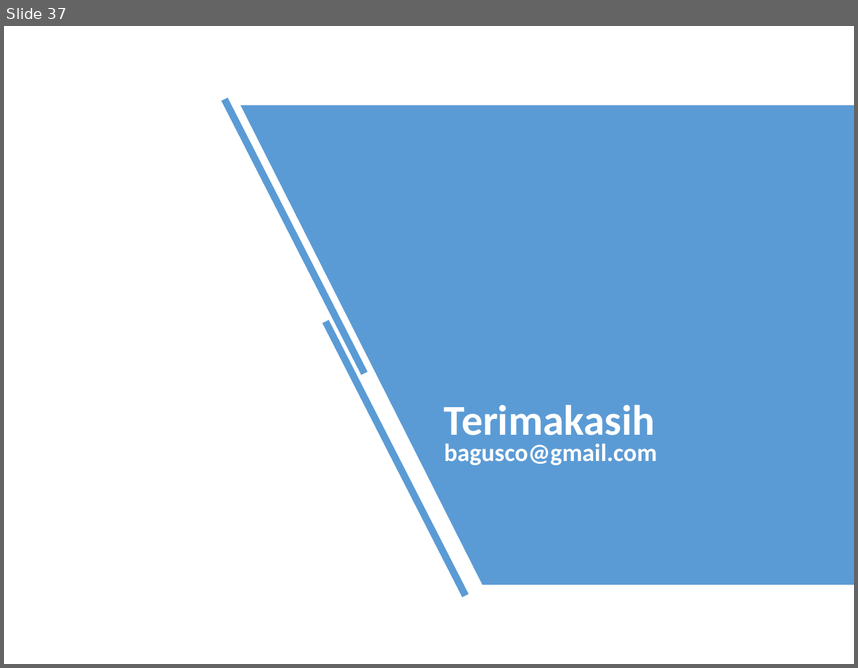
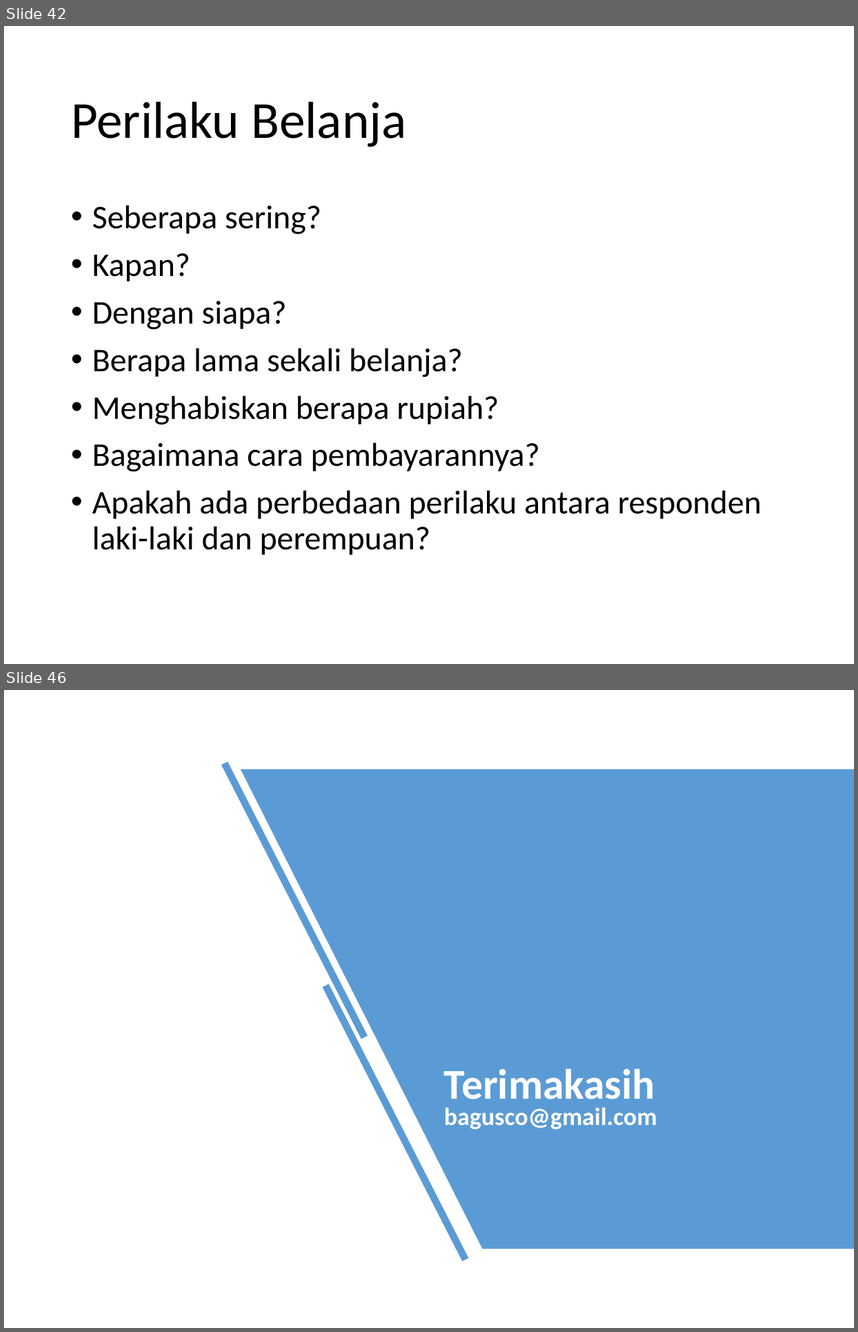
Before and after one commit to bagusco/UAI, a slide deck: Bahan Diskusi di UAI.pptx. Shown one above the other, each under a label of ours: slide 37 before the commit, slides 42 and 46 after it; the slides between them are not shown. The pictures are 858x668 and 858x1332 pixels, drawn with LibreOffice and Linux fonts; fonts in the diff are those of the drawing. Boxes give left, top, right and bottom in pixels: in the first picture for what was removed or moved away, otherwise in the second. Text is boxed around its words. In the diff, an @@ line names an element or a change of style, - is before the commit and + after.

```diff
--- a/Bahan Diskusi di UAI.pptx
+++ b/Bahan Diskusi di UAI.pptx
@@ slide 42 added at [4,26,854,664], background #FFFFFF @@
@@ title added at [71,101,406,147], 44 pt, text #000000 @@
+Perilaku Belanja
@@ text added at [92,205,762,555], 28 pt, text #000000 @@
+• Seberapa sering?
+• Kapan?
+• Dengan siapa?
+• Berapa lama sekali belanja?
+• Menghabiskan berapa rupiah?
+• Bagaimana cara pembayarannya?
+• Apakah ada perbedaan perilaku antara responden laki-laki dan perempuan?
@@ what was slide 37 is now slide 46 @@
```
Also in this commit, not shown: 1 slide changed, 10 other slides added, 2 slides removed.
